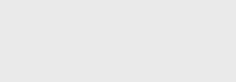
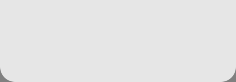
Layered file, before and after one edit (236 × 82). Changes by layer:
"Retângulo 1": opacity 83% → 80%, painted on it over [0, 0, 236, 82]
